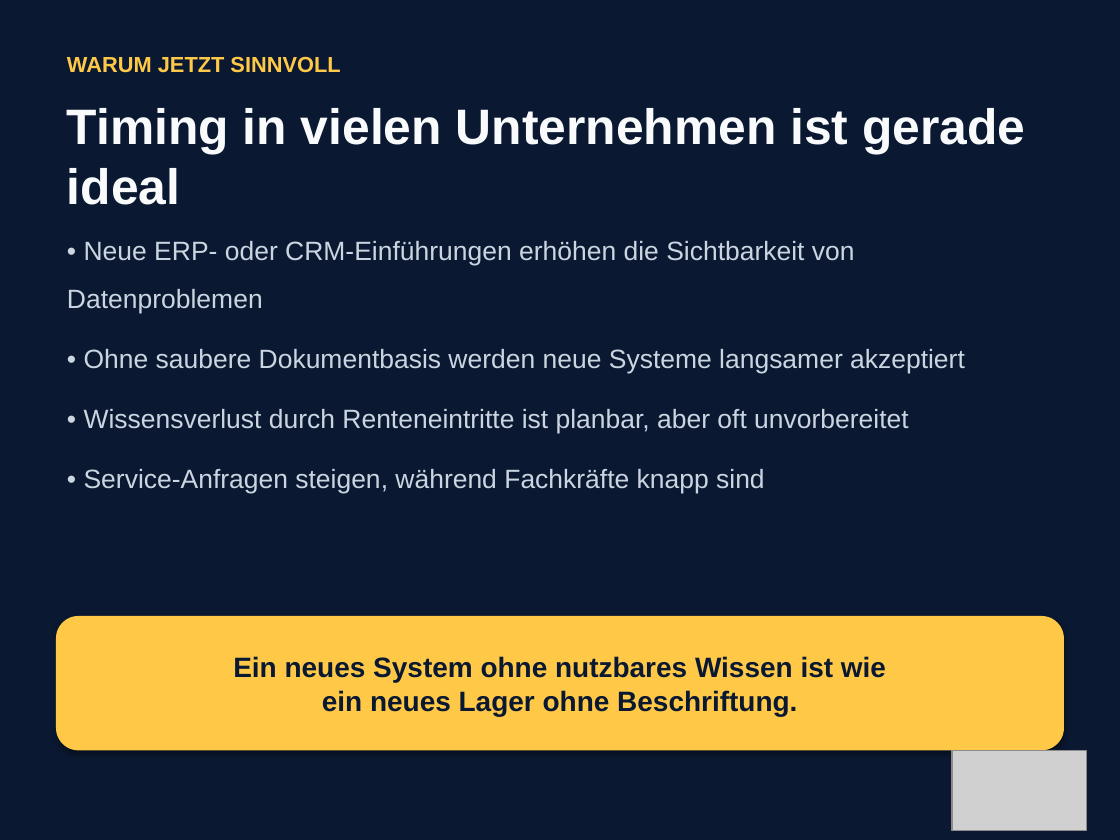
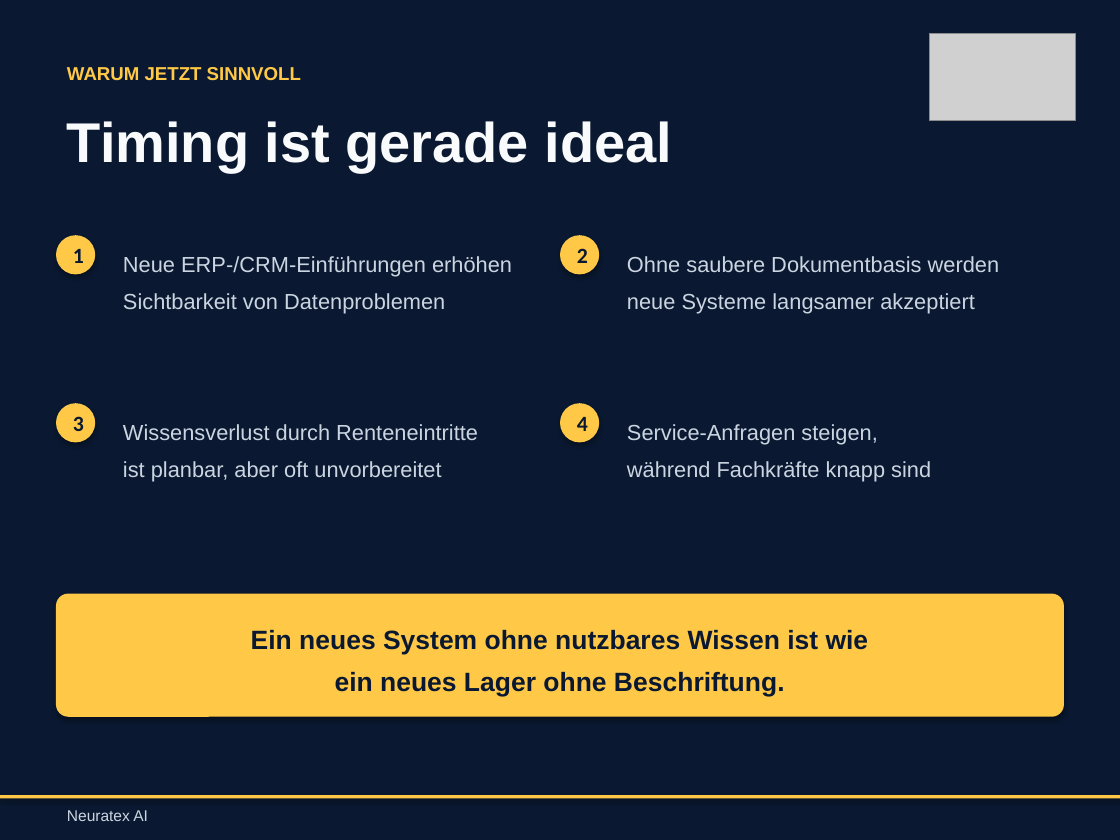
Before and after one commit to philxnovatex/ki-beratung_website, a slide deck: slide 10 of presentations/Neuratex_AI_Praesentation.pptx. Drawn at 1120x840 pixels with LibreOffice and Linux fonts; fonts in the diff are those of the drawing; grey boxes stand for pictures. Boxes give left, top, right and bottom in pixels: in the first picture for what was removed or moved away, otherwise in the second. Text is boxed around its words. In the diff, an @@ line names an element or a change of style, - is before the commit and + after.

```diff
--- a/presentations/Neuratex_AI_Praesentation.pptx
+++ b/presentations/Neuratex_AI_Praesentation.pptx
@@ text "WARUM JETZT SINNVOLL" moved from (x1=67, y1=56, x2=340, y2=73) to (x1=67, y1=67, x2=301, y2=81) @@
@@ text "WARUM JETZT SINNVOLL" at (x1=67, y1=67, x2=301, y2=81): size 14 to 12 pt @@
@@ picture resized from (x1=952, y1=750, x2=1086, y2=831) to (x1=930, y1=34, x2=1075, y2=121) @@
@@ text at (x1=67, y1=121, x2=672, y2=172): text changed; size 32 to 36 pt @@
-Timing in vielen Unternehmen ist gerade ideal
+Timing ist gerade ideal
@@ ellipse added at (x1=56, y1=235, x2=95, y2=274), fill #FFC947, 14 pt, text #0A1931, bold @@
+1
@@ ellipse added at (x1=560, y1=235, x2=599, y2=274), fill #FFC947, 14 pt, text #0A1931, bold @@
+2
@@ text removed at (x1=67, y1=241, x2=965, y2=493) @@
-• Neue ERP- oder CRM-Einführungen erhöhen die Sichtbarkeit von Datenproblemen
-• Ohne saubere Dokumentbasis werden neue Systeme langsamer akzeptiert
-• Wissensverlust durch Renteneintritte ist planbar, aber oft unvorbereitet
-• Service-Anfragen steigen, während Fachkräfte knapp sind
@@ text added at (x1=123, y1=256, x2=512, y2=314), 14 pt, text #CBD5E1 @@
+Neue ERP-/CRM-Einführungen erhöhen
+Sichtbarkeit von Datenproblemen
@@ text added at (x1=627, y1=256, x2=1000, y2=314), 14 pt, text #CBD5E1 @@
+Ohne saubere Dokumentbasis werden
+neue Systeme langsamer akzeptiert
@@ ellipse added at (x1=56, y1=403, x2=95, y2=442), fill #FFC947, 14 pt, text #0A1931, bold @@
+3
@@ ellipse added at (x1=560, y1=403, x2=599, y2=442), fill #FFC947, 14 pt, text #0A1931, bold @@
+4
@@ text added at (x1=123, y1=424, x2=478, y2=482), 14 pt, text #CBD5E1 @@
+Wissensverlust durch Renteneintritte
+ist planbar, aber oft unvorbereitet
@@ text added at (x1=627, y1=424, x2=931, y2=482), 14 pt, text #CBD5E1 @@
+Service-Anfragen steigen,
+während Fachkräfte knapp sind
@@ rounded rectangle "Ein neues System ohne nutzbares ..." resized from (x1=56, y1=616, x2=1064, y2=750) to (x1=56, y1=594, x2=1064, y2=717) @@
@@ rounded rectangle "Ein neues System ohne nutzbares ..." at (x1=56, y1=594, x2=1064, y2=717): size 18 to 17 pt; line spacing 1 to 1.3; less space between paragraphs; proportions changed @@
@@ rectangle added at (x1=0, y1=795, x2=1120, y2=799), fill #FFC947 @@
@@ text added at (x1=67, y1=810, x2=148, y2=821), 10 pt, text #CBD5E1 @@
+Neuratex AI
```
Also in this commit, not shown: 14 other slides changed, 1 other file.
